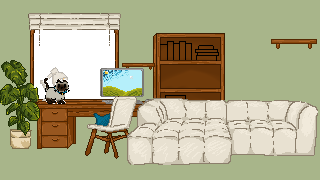
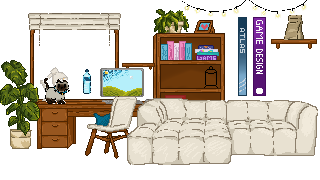
The second 320×180 image is a revision of the first. Changes to its layers:
added layer "Layer 1 Copy 2" above "Layer 1" over [253, 17, 266, 96]
painted on "Layer 1" over [83, 17, 247, 102]
added layer "water" above "bag" over [83, 69, 91, 94]
added layer "bag" above "sofa" over [284, 15, 304, 40]
added layer "bookas Copy" above "bookas Copy 2" over [161, 41, 192, 60]
added layer "bookas Copy 2" above "bookas" over [165, 95, 186, 99]
painted on "bookas" over [160, 41, 219, 99]
added layer "lamp Copy" above "chair" over [204, 66, 218, 88]
added layer "plant" above "frame" over [154, 9, 189, 34]
added layer "frame" above "string lights" over [194, 20, 215, 33]
added layer "string lights" above "Layer 3" over [182, 0, 308, 21]
hid "Layer 3" over [0, 0, 320, 180]